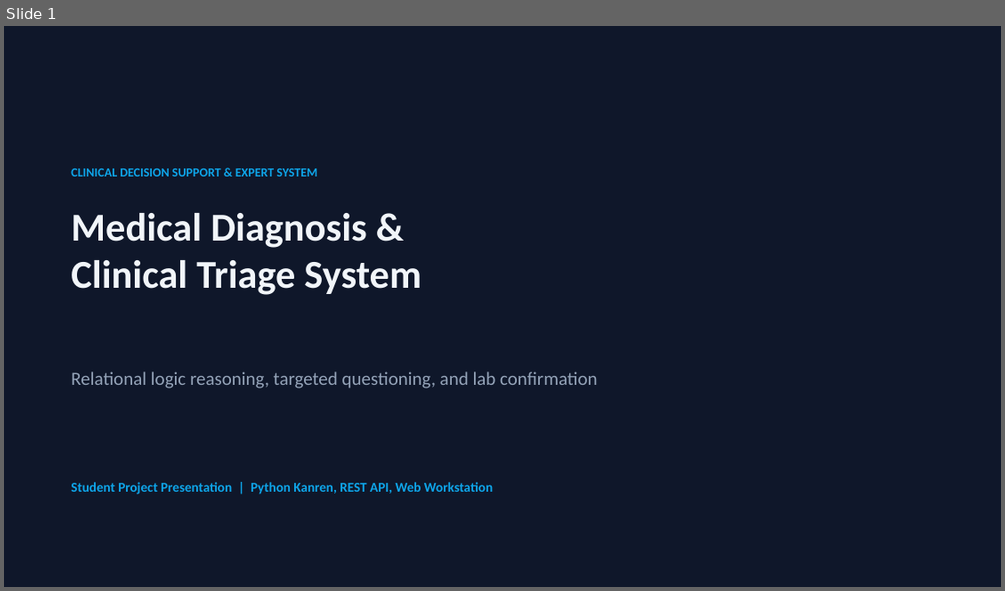
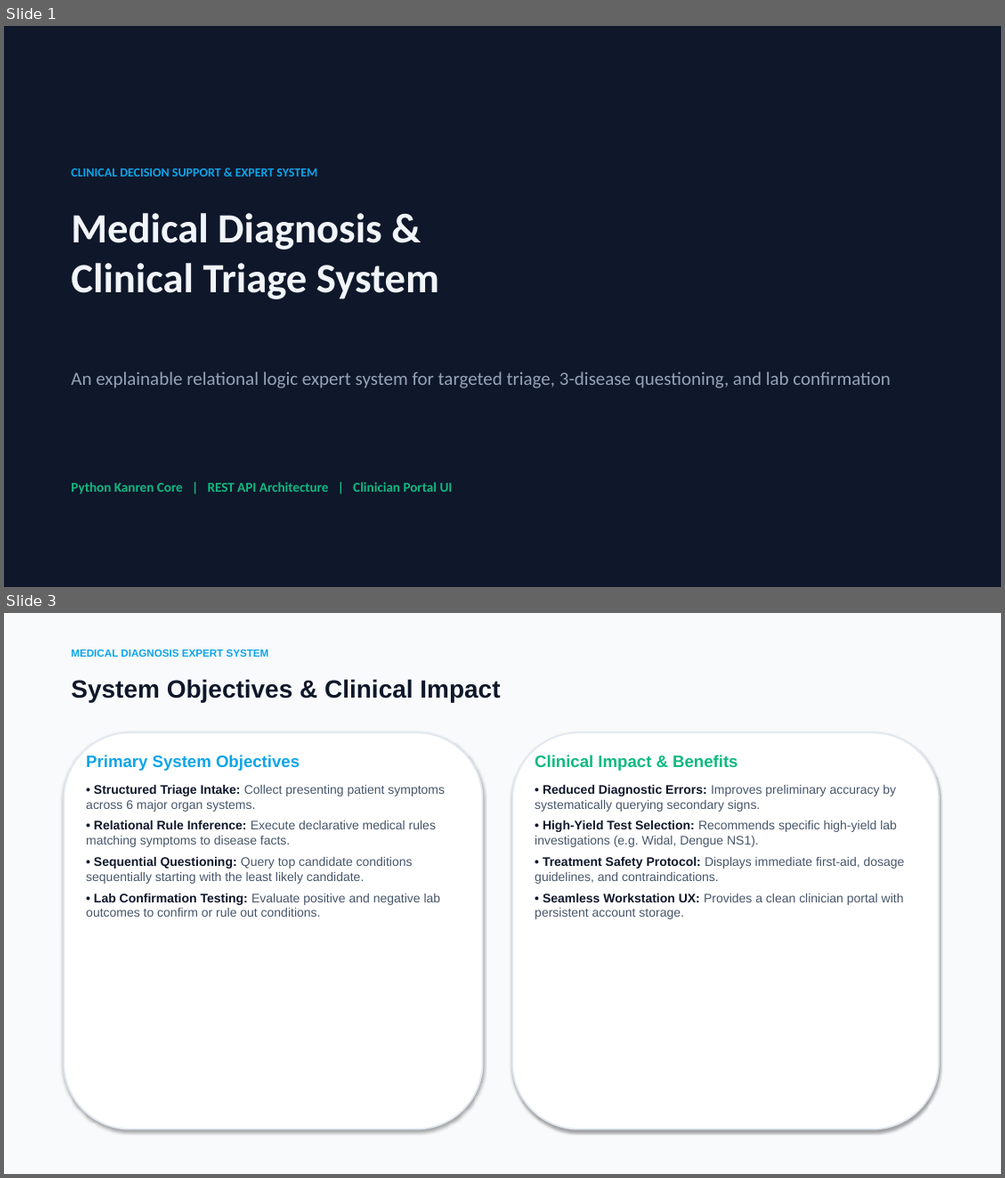
Before and after one commit to wmmandela/medical_diagnosis, a slide deck: presentation/Medical_Diagnosis_System_Presentation.pptx. Shown one above the other, each under a label of ours: slide 1 before the commit, slides 1 and 3 after it; the slides between them are not shown. The pictures are 1005x591 and 1005x1178 pixels, drawn with LibreOffice and Linux fonts; fonts in the diff are those of the drawing. Boxes give left, top, right and bottom in pixels: in the first picture for what was removed or moved away, otherwise in the second. Text is boxed around its words. In the diff, an @@ line names an element or a change of style, - is before the commit and + after.

Commit message:
docs: replace image screenshots with high-quality vector content cards, visual indicators, and vibrant clinical colors

```diff
--- a/presentation/Medical_Diagnosis_System_Presentation.pptx
+++ b/presentation/Medical_Diagnosis_System_Presentation.pptx
@@ slide 3 added at [4, 613, 1001, 1174], background #F8FAFC @@
@@ text added at [71, 649, 269, 657], 10 pt, text #0EA5E9, bold @@
+MEDICAL DIAGNOSIS EXPERT SYSTEM
@@ text added at [71, 679, 500, 702], 24 pt, text #0F172A, bold @@
+System Objectives & Clinical Impact
@@ rounded rectangle added at [64, 732, 483, 1129], fill #FFFFFF, outline #E2E8F0 1.5 pt @@
@@ rounded rectangle added at [512, 732, 938, 1129], fill #FFFFFF, outline #E2E8F0 1.5 pt @@
@@ text added at [86, 755, 445, 916], 12 pt, text #475569 @@
+Primary System Objectives
+• Structured Triage Intake: Collect presenting patient symptoms across 6 major organ systems.
+• Relational Rule Inference: Execute declarative medical rules matching symptoms to disease facts.
+• Sequential Questioning: Query top candidate conditions sequentially starting with the least likely candidate.
+• Lab Confirmation Testing: Evaluate positive and negative lab outcomes to confirm or rule out conditions.
@@ text added at [534, 755, 905, 919], 12 pt, text #475569 @@
+Clinical Impact & Benefits
+• Reduced Diagnostic Errors: Improves preliminary accuracy by systematically querying secondary signs.
+• High-Yield Test Selection: Recommends specific high-yield lab investigations (e.g. Widal, Dengue NS1).
+• Treatment Safety Protocol: Displays immediate first-aid, dosage guidelines, and contraindications.
+• Seamless Workstation UX: Provides a clean clinician portal with persistent account storage.
@@ slide 1 changed as well @@
@@ text "Medical Diagnosis & Clinical Triage ..." at [71, 213, 439, 299]: size 38 to 40 pt @@
@@ text at [71, 371, 890, 388]: text changed @@
-Relational logic reasoning, targeted questioning, and lab confirmation
+An explainable relational logic expert system for targeted triage, 3-disease questioning, and lab confirmation
@@ text at [71, 482, 453, 494]: text changed; text colour #0EA5E9 to #10B981 @@
-Student Project Presentation | Python Kanren, REST API, Web Workstation
+Python Kanren Core | REST API Architecture | Clinician Portal UI
```
Also in this commit, not shown: 3 other slides changed, 5 other slides added, 2 slides removed, 1 other file.
